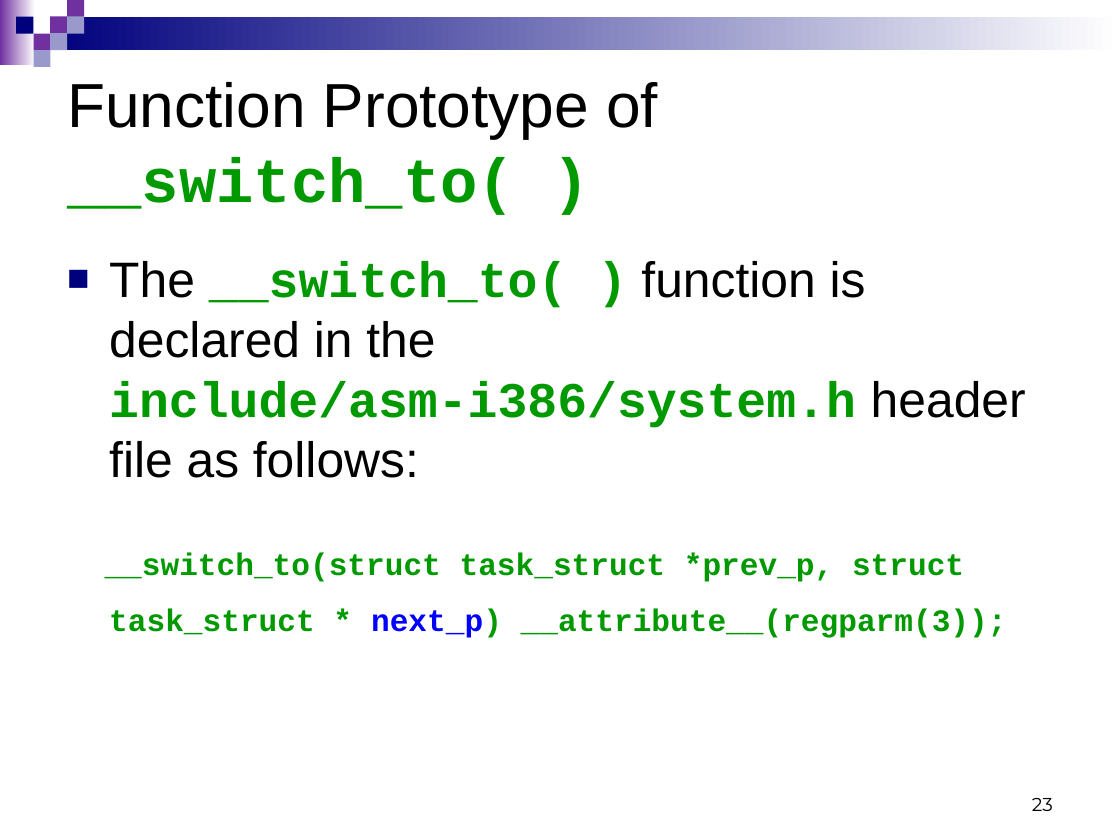
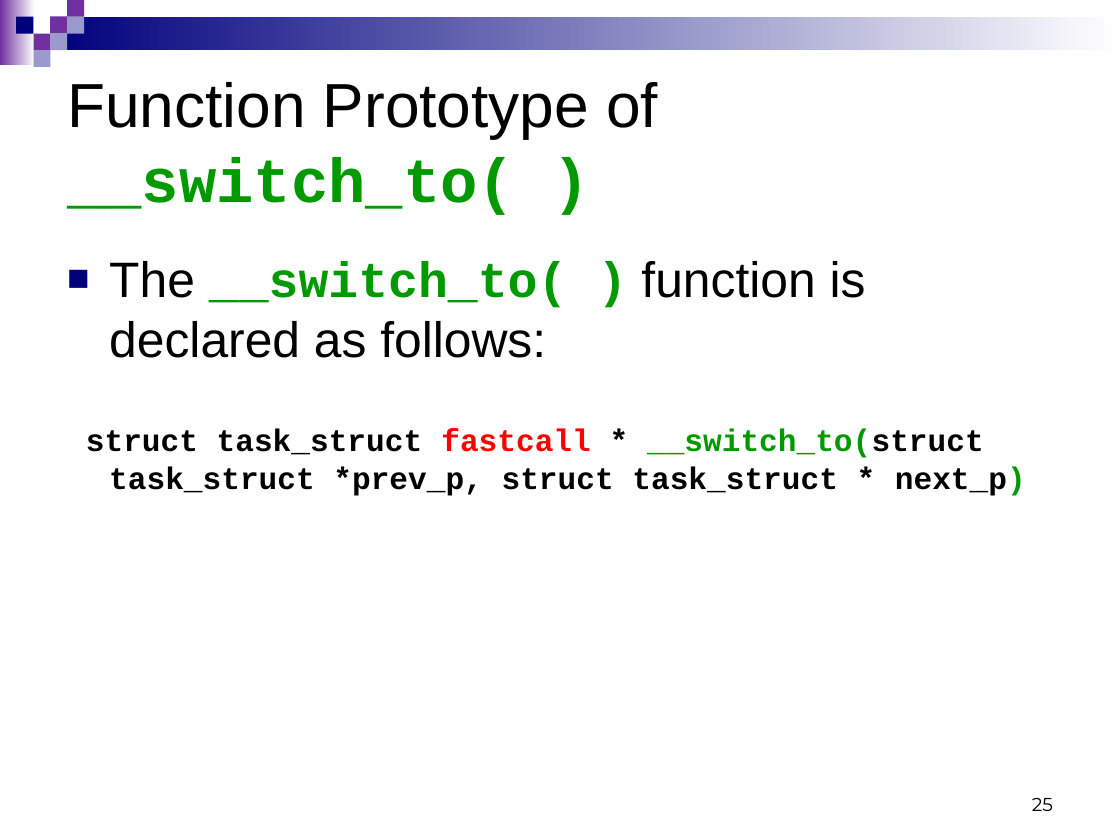
Before and after one commit to Cuda-Chen/Linux-Operating-System, a slide deck: slide 25 of linuxLecture_3_9-9.ppt (slide 23 before the commit). Drawn at 1120x840 pixels with LibreOffice and Linux fonts; fonts in the diff are those of the drawing. Boxes give left, top, right and bottom in pixels: in the first picture for what was removed or moved away, otherwise in the second. Text is boxed around its words. In the diff, an @@ line names an element or a change of style, - is before the commit and + after.

Commit message:
finish Chap. 9 and create system_call

```diff
--- a/linuxLecture_3_9-9.ppt
+++ b/linuxLecture_3_9-9.ppt
@@ text at [86,261,1026,496]: text changed; text colour #009900 to #000000 @@
-■ The __switch_to( ) function is declared in the include/asm-i386/system.h header file as follows:
-__switch_to(struct task_struct *prev_p, struct task_struct * next_p) __attribute__(regparm(3));
+■ The __switch_to( ) function is declared as follows:
+struct task_struct fastcall * __switch_to(struct task_struct *prev_p, struct task_struct * next_p)
@@ page number at [1032,798,1053,811]: text changed @@
-23
+25
```
Also in this commit, not shown: 3 other slides changed, 6 slides added, 3 other files.
